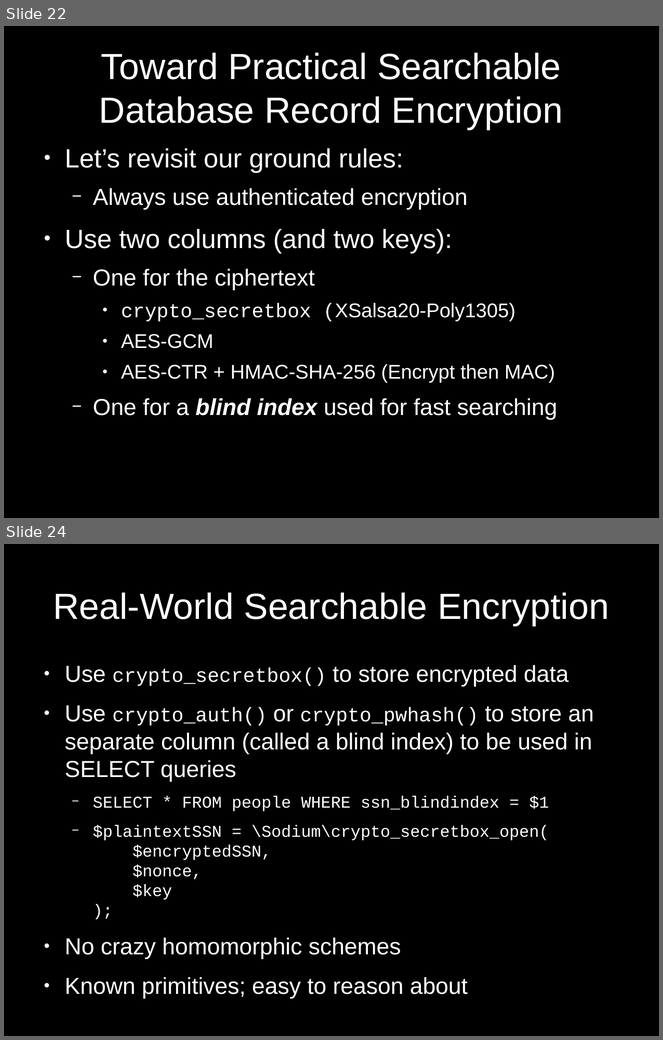
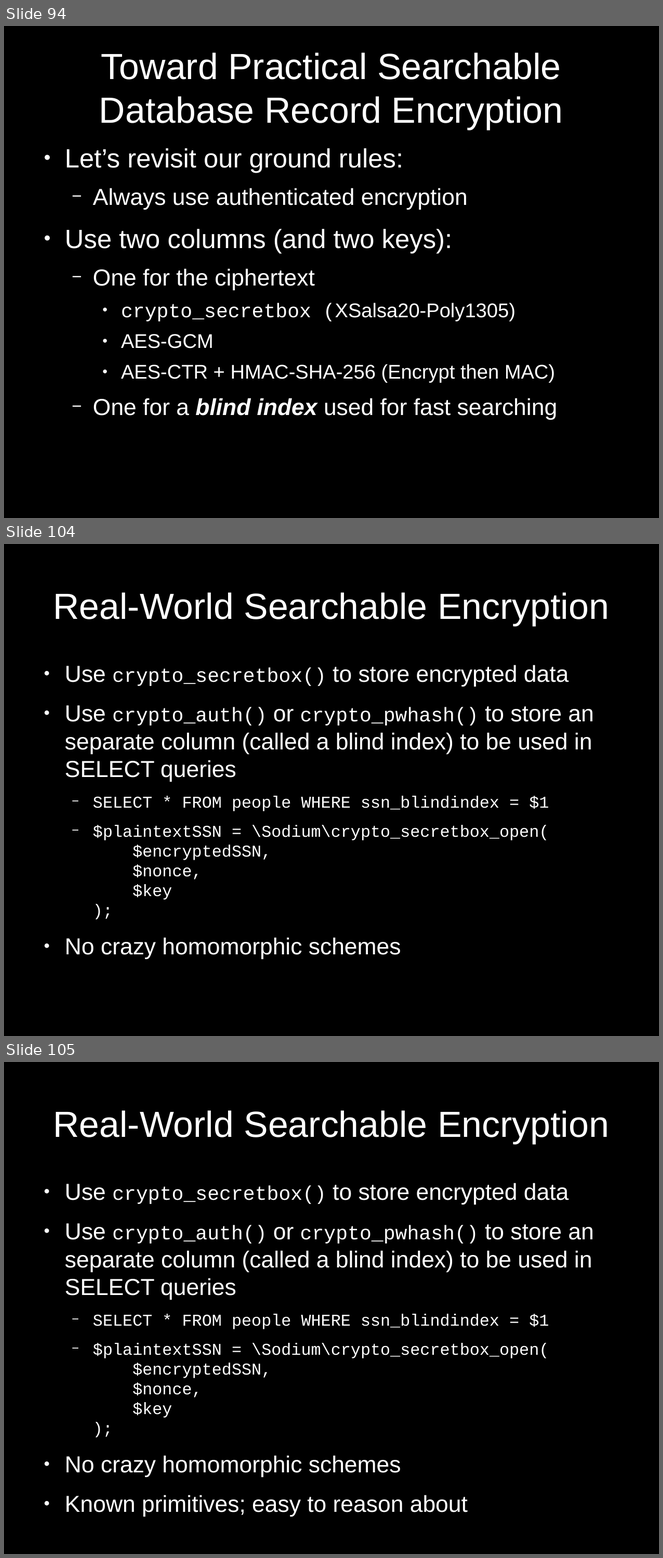
Before and after one commit to paragonie/bsidesorl-2017, a slide deck: talk/20170408-BsidesOrlando-ScottArciszewski.odp. Shown one above the other, each under a label of ours: slides 22 and 24 before the commit, slides 94, 104 and 105 after it; the slides between them are not shown. The pictures are 663x1040 and 663x1558 pixels, drawn with LibreOffice and Linux fonts; fonts in the diff are those of the drawing. Boxes give left, top, right and bottom in pixels: in the first picture for what was removed or moved away, otherwise in the second. Text is boxed around its words. In the diff, an @@ line names an element or a change of style, - is before the commit and + after.

```diff
--- a/talk/20170408-BsidesOrlando-ScottArciszewski.odp
+++ b/talk/20170408-BsidesOrlando-ScottArciszewski.odp
@@ slide 104 added at [4,544,659,1036], background #000000 @@
@@ title added at [53,592,609,626], 44 pt, text #FFFFFF @@
+Real-World Searchable Encryption
@@ text added at [65,665,594,959], 28 pt, text #FFFFFF @@
+● Use crypto_secretbox() to store encrypted data
+● Use crypto_auth() or crypto_pwhash() to store an separate column (called a blind index) to be used in SELECT queries
+  − SELECT * FROM people WHERE ssn_blindindex = $1
+  − $plaintextSSN = \Sodium\crypto_secretbox_open(
+    $encryptedSSN,
+    $nonce,
+    $key
+    );
+● No crazy homomorphic schemes
@@ what was slide 22 is now slide 94 @@
@@ what was slide 24 is now slide 105 @@
```
Also in this commit, not shown: 6 slides changed, 93 other slides added, 1 slide removed, 1 other file.
